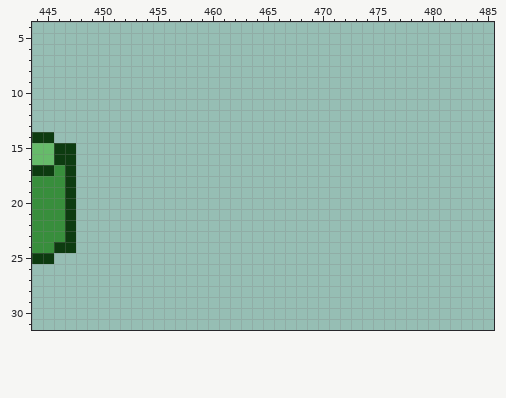
One commit to this pixel-art file: floor-tiles.aseprite. That is the earlier state.
1248x32 pixels, 1 frame. Colours within 5 levels of each other are drawn and written as one. Shown: x 444..485, y 4..31.
New version:
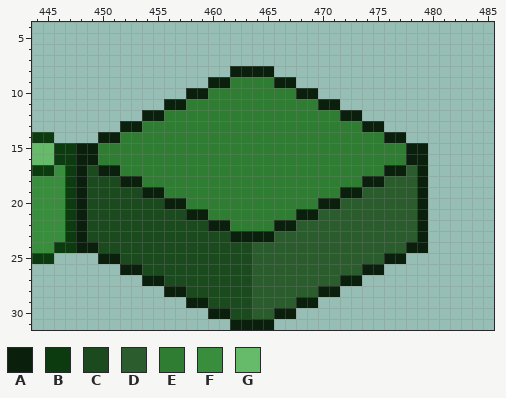
Palette (. is transparent): A #0a1f0c  B #0d3b10  C #1b4a1e  D #2a5c2d  E #2e7d32  F #388e3c  G #66bb6a
Commit message: dark green tile
Changes in this commit:
There is now colour A in row 8 at x 462 to 465; in row 9 at x 460 to 461 and 466 to 467; in row 10 at x 458 to 459 and 468 to 469; in row 11 at x 456 to 457 and 470 to 471; in row 12 at x 454 to 455 and 472 to 473; in row 13 at x 452 to 453 and 474 to 475.
There is now colour A in row 14 at x 450 to 451 and 476 to 477; in rows 15 to 16 at x 448 to 449 and 478 to 479; in row 17 at x 448, 450 to 451, 476 to 477 and 479; in row 18 at x 448, 452 to 453, 474 to 475 and 479; in row 19 at x 448, 454 to 455, 472 to 473 and 479; in row 20 at x 448, 456 to 457, 470 to 471 and 479.
There is now colour A in row 21 at x 448, 458 to 459, 468 to 469 and 479; in row 22 at x 448, 460 to 461, 466 to 467 and 479; in row 23 at x 448, 462 to 465 and 479; in row 24 at x 448 to 449 and 478 to 479; in row 25 at x 450 to 451 and 476 to 477; in row 26 at x 452 to 453 and 474 to 475.
There is now colour A in row 27 at x 454 to 455 and 472 to 473; in row 28 at x 456 to 457 and 470 to 471; in row 29 at x 458 to 459 and 468 to 469; in row 30 at x 460 to 461 and 466 to 467; in row 31 at x 462 to 465.
There is now colour C in row 17 at x 449; in row 18 at x 449 to 451; in row 19 at x 449 to 453; in row 20 at x 449 to 455; in row 21 at x 449 to 457; in row 22 at x 449 to 459.
There is now colour C in row 23 at x 449 to 461; in row 24 at x 450 to 463; in row 25 at x 452 to 463; in row 26 at x 454 to 463; in row 27 at x 456 to 463; in row 28 at x 458 to 463.
There is now colour C in row 29 at x 460 to 463; in row 30 at x 462 to 463.
There is now colour D in row 17 at x 478; in row 18 at x 476 to 478; in row 19 at x 474 to 478; in row 20 at x 472 to 478; in row 21 at x 470 to 478; in row 22 at x 468 to 478.
There is now colour D in row 23 at x 466 to 478; in row 24 at x 464 to 477; in row 25 at x 464 to 475; in row 26 at x 464 to 473; in row 27 at x 464 to 471; in row 28 at x 464 to 469.
There is now colour D in row 29 at x 464 to 467; in row 30 at x 464 to 465.
There is now colour E in row 9 at x 462 to 465; in row 10 at x 460 to 467; in row 11 at x 458 to 469; in row 12 at x 456 to 471; in row 13 at x 454 to 473; in row 14 at x 452 to 475.
There is now colour E in rows 15 to 16 at x 450 to 477; in row 17 at x 452 to 475; in row 18 at x 454 to 473; in row 19 at x 456 to 471; in row 20 at x 458 to 469; in row 21 at x 460 to 467.
There is now colour E in row 22 at x 462 to 465.
